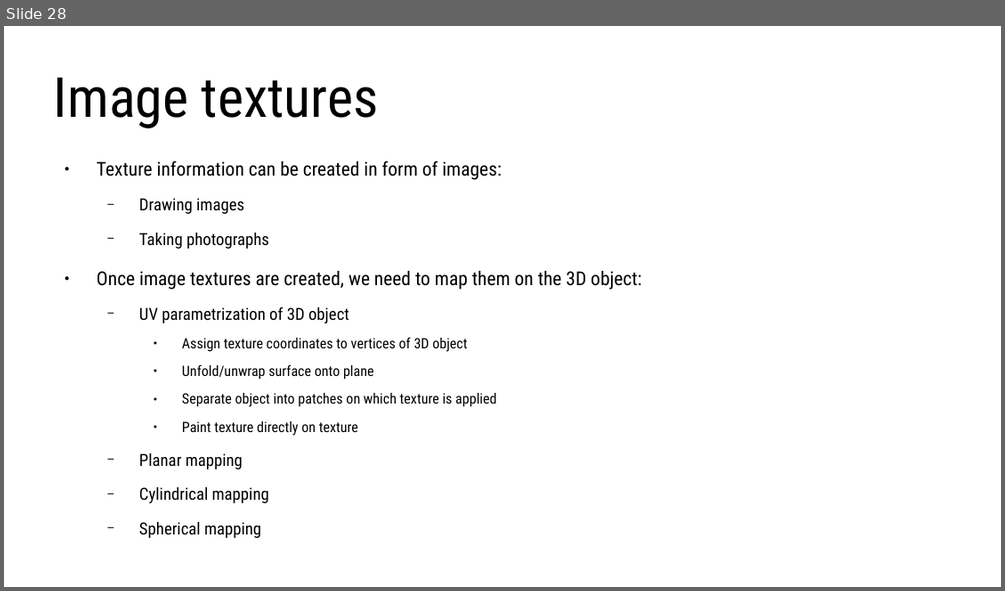
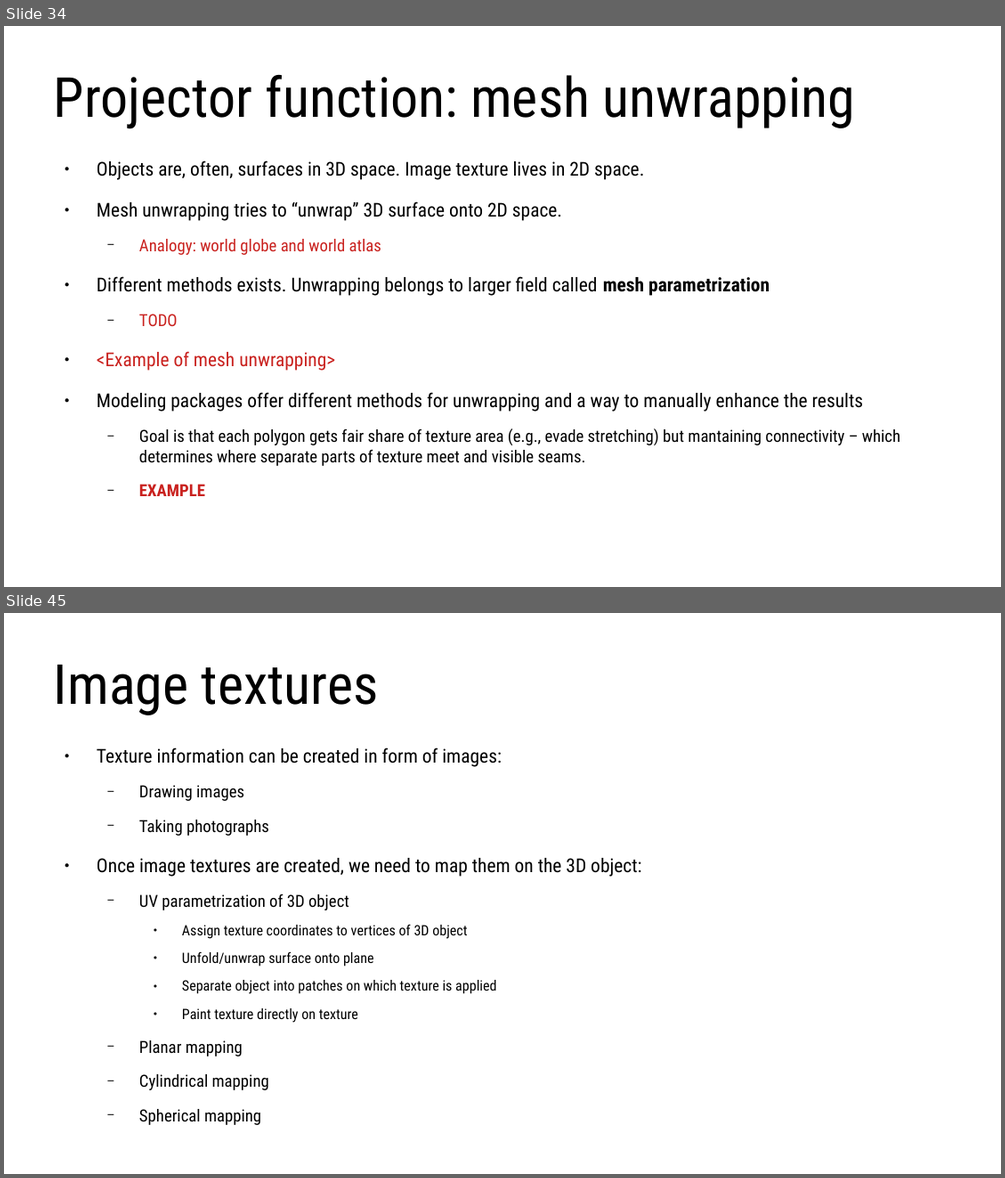
Before and after one commit to lorentzo/IntroductionToComputerGraphics, a slide deck: lectures/3_foundations_3d_scene/3_2_2_3D_models_material.odp. Shown one above the other, each under a label of ours: slide 28 before the commit, slides 34 and 45 after it; the slides between them are not shown. The pictures are 1005x591 and 1005x1178 pixels, drawn with LibreOffice and Linux fonts; fonts in the diff are those of the drawing. Boxes give left, top, right and bottom in pixels: in the first picture for what was removed or moved away, otherwise in the second. Text is boxed around its words. In the diff, an @@ line names an element or a change of style, - is before the commit and + after.

```diff
--- a/lectures/3_foundations_3d_scene/3_2_2_3D_models_material.odp
+++ b/lectures/3_foundations_3d_scene/3_2_2_3D_models_material.odp
@@ slide 34 added at [4, 26, 1001, 587], background #FFFFFF @@
@@ title added at [54, 75, 855, 129], 44 pt, text #000000 @@
+Projector function: mesh unwrapping
@@ text added at [97, 160, 900, 466], 15.2 pt, text #000000 @@
+● Objects are, often, surfaces in 3D space. Image texture lives in 2D space.
+● Mesh unwrapping tries to “unwrap” 3D surface onto 2D space.
+  − Analogy: world globe and world atlas
+● Different methods exists. Unwrapping belongs to larger field called mesh parametrization
+  − TODO
+● <Example of mesh unwrapping>
+● Modeling packages offer different methods for unwrapping and a way to manually enhance the results
+  − Goal is that each polygon gets fair share of texture area (e.g., evade stretching) but mantaining connectivity – which determines where separate parts of texture meet and visible seams.
+  − EXAMPLE
@@ what was slide 28 is now slide 45 @@
```
Also in this commit, not shown: 9 slides changed, 19 other slides added, 1 slide removed, 1 other file.
